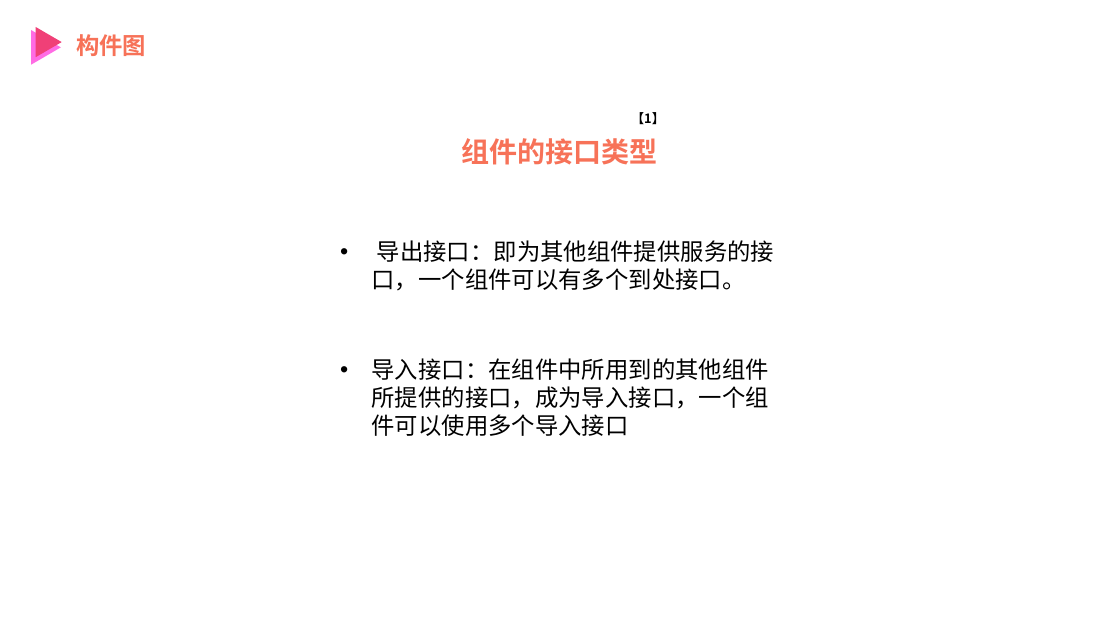
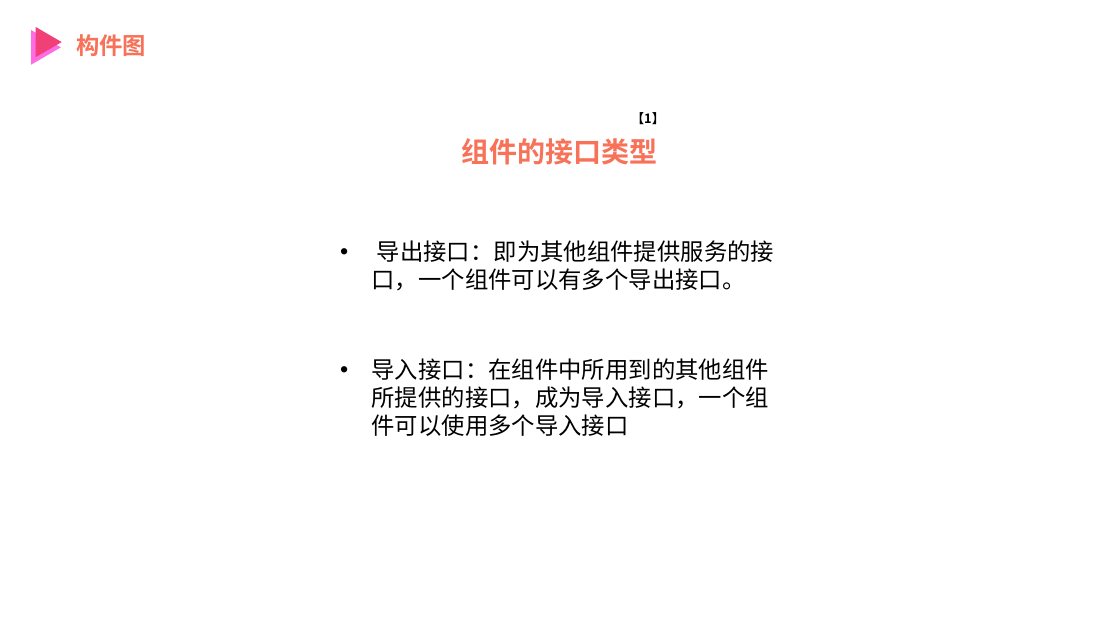
Before and after one commit to PRD2018-G12/SE-Education-Assistant-System, a slide deck: slide 20 of 非受控文档/UML翻转课堂/UML基础III.pptx. Drawn at 1120x630 pixels with LibreOffice and Linux fonts; fonts in the diff are those of the drawing. Boxes give left, top, right and bottom in pixels: in the first picture for what was removed or moved away, otherwise in the second. Text is boxed around its words. In the diff, an @@ line names an element or a change of style, - is before the commit and + after.

```diff
--- a/非受控文档/UML翻转课堂/UML基础III.pptx
+++ b/非受控文档/UML翻转课堂/UML基础III.pptx
@@ text at [372, 240, 774, 291]: text changed @@
-• 导出接口：即为其他组件提供服务的接口，一个组件可以有多个到处接口。
+• 导出接口：即为其他组件提供服务的接口，一个组件可以有多个导出接口。
```
Also in this commit, not shown: 2 other slides changed.
